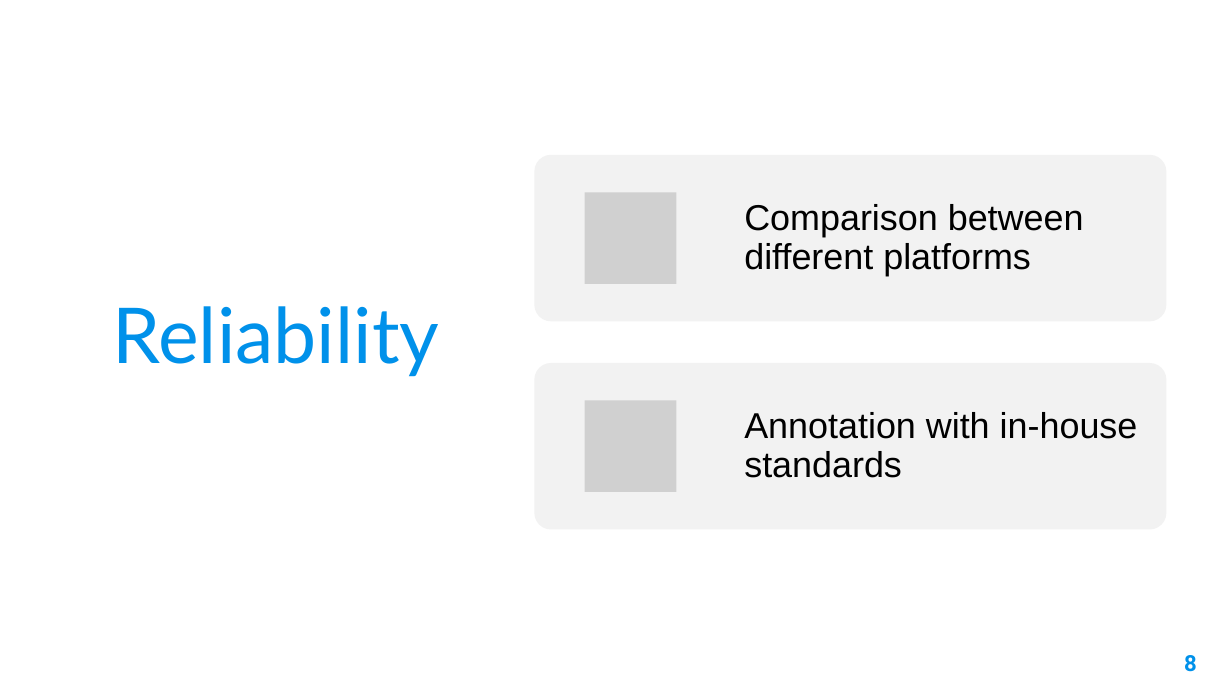
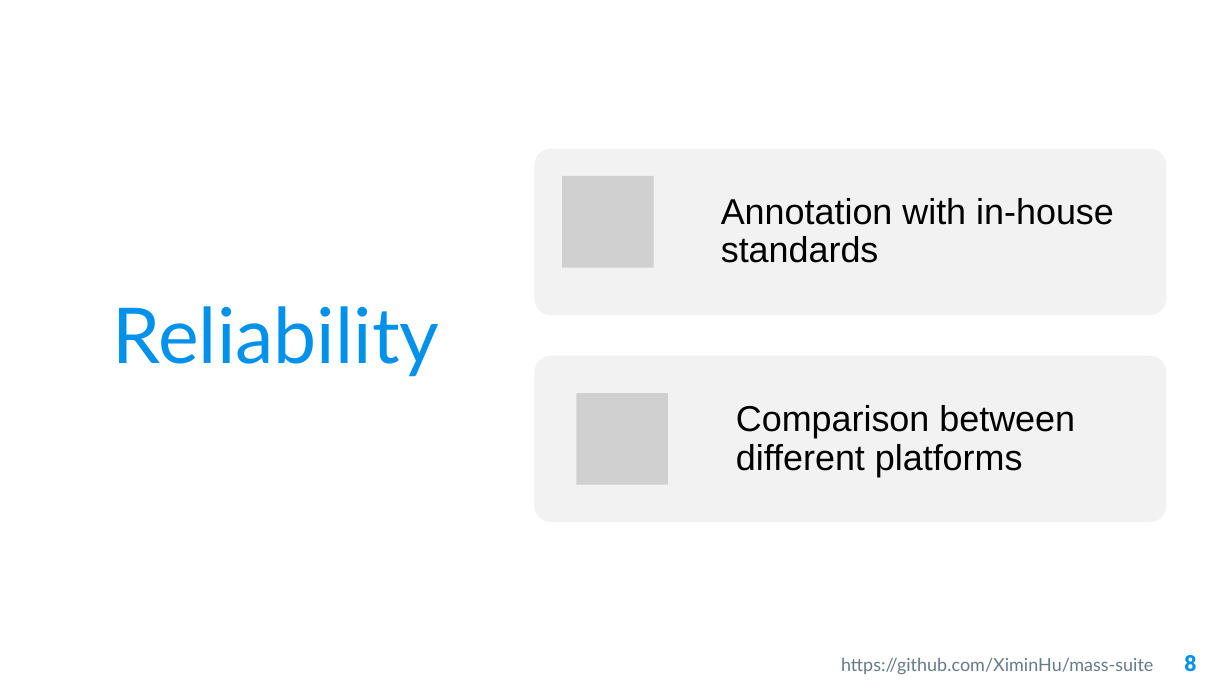
Before and after one commit to XiminHu/mass-suite, a slide deck: slide 8 of doc/20210326 ACS presentation.pptx. Drawn at 1232x693 pixels with LibreOffice and Linux fonts; fonts in the diff are those of the drawing; grey boxes stand for pictures; background and template pictures are left out. Boxes give left, top, right and bottom in pixels: in the first picture for what was removed or moved away, otherwise in the second. Text is boxed around its words. In the diff, an @@ line names an element or a change of style, - is before the commit and + after.

```diff
--- a/doc/20210326 ACS presentation.pptx
+++ b/doc/20210326 ACS presentation.pptx
@@ rounded rectangle: place and size @@
-rounded rectangle at <box>534,155,1166,322</box>
+rounded rectangle at <box>534,149,1166,315</box>
@@ text "Annotation with in-house standards": place and size @@
-text "Annotation with in-house standards" at <box>744,412,1138,478</box>
+text "Annotation with in-house standards" at <box>721,198,1114,263</box>
@@ picture added at <box>562,177,653,268</box> @@
@@ rounded rectangle: place and size @@
-rounded rectangle at <box>534,363,1166,530</box>
+rounded rectangle at <box>534,356,1166,522</box>
@@ text "Comparison between different platforms": place and size @@
-text "Comparison between different platforms" at <box>744,204,1084,276</box>
+text "Comparison between different platforms" at <box>736,405,1075,476</box>
@@ picture: place and size @@
-picture at <box>585,192,677,284</box>
+picture at <box>577,393,668,484</box>
@@ picture removed at <box>585,400,677,492</box> @@
@@ text added at <box>841,658,1153,674</box>, 14 pt, text #657B89 @@
+  https://github.com/XiminHu/mass-suite
```
Also in this commit, not shown: 16 other slides changed, 1 slide added, 1 slide removed, 22 other files.
